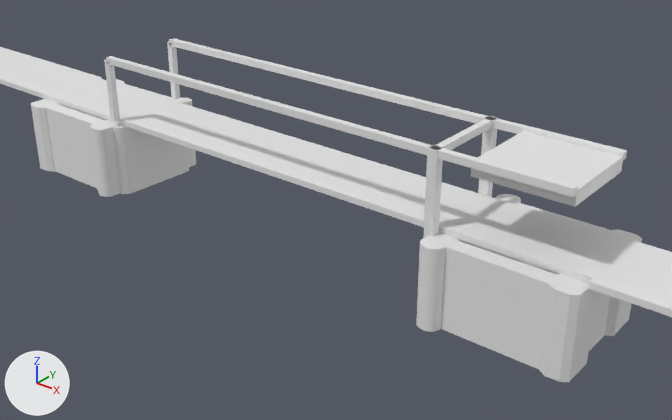
One commit to the glTF model models/rotterdam/rotterdam-de-hef/rotterdam-de-hef.glb: the scene before it, then after it.
Rendered twice from a 50 mm lens placed at (76.5, -83.9, 47.6), pointed at (7.9, 1.9, -5.6). Every picture has the same lights, and +X, +Y and +Z are marked at lower left. The older version comes first.

In view in the first picture: 'building:balans', 'building:balans 2', 'building:contragewicht', 'building:hamei', 'building:hamei 2', 'building:hangstang', 'building:hangstang 2', 'building:pijler 10', 'building:pijler 11', 'building:pijler 13', 'building:pijler 14', 'building:pijler 3', 'building:pijler 5', 'building:pijler 6', 'building:portaal', 'road:dek' and 4 more.
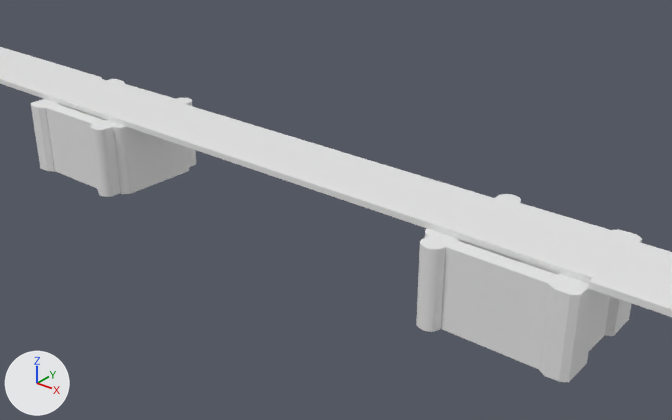
What differs and where, as boxes [x1, y1, x2, y2] in the pictures (672 x 420 px):
'building:contragewicht', deleted
    before: [471, 132, 623, 207]
'building:balans 2', deleted
    before: [106, 56, 578, 197]
'building:balans', deleted
    before: [169, 38, 627, 161]
'building:hamei 2', deleted
    before: [423, 145, 443, 238]
'building:portaal', deleted
    before: [433, 118, 492, 150]
'building:hamei', deleted
    before: [478, 116, 497, 197]
'building:hangstang 2', deleted
    before: [104, 60, 120, 121]
'building:hangstang', deleted
    before: [167, 42, 180, 100]

What the commit changed:
Object 'building:hamei' (ob_building_hamei) is deleted.
Object 'building:hamei 2' (ob_building_hamei_2) is deleted.
Object 'building:portaal' (ob_building_portaal) is deleted.
Object 'building:balans' (ob_building_balans) is deleted.
Object 'building:hangstang' (ob_building_hangstang) is deleted.
Object 'building:balans 2' (ob_building_balans_2) is deleted.
Object 'building:hangstang 2' (ob_building_hangstang_2) is deleted.
Object 'building:contragewicht' (ob_building_contragewicht) is deleted.
